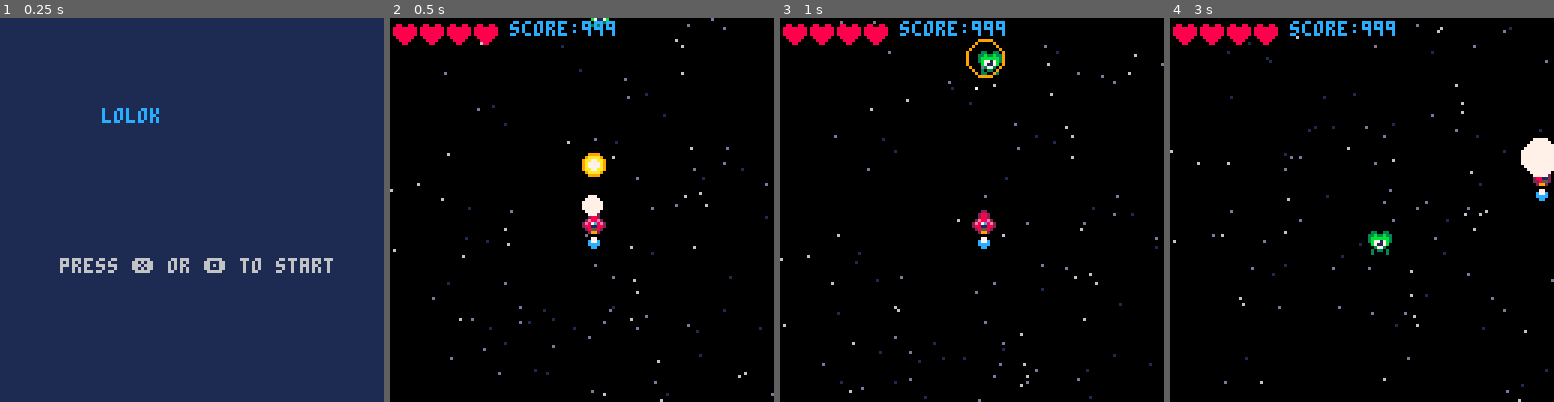
Above: before the commit, frames 1-4 (left to right).
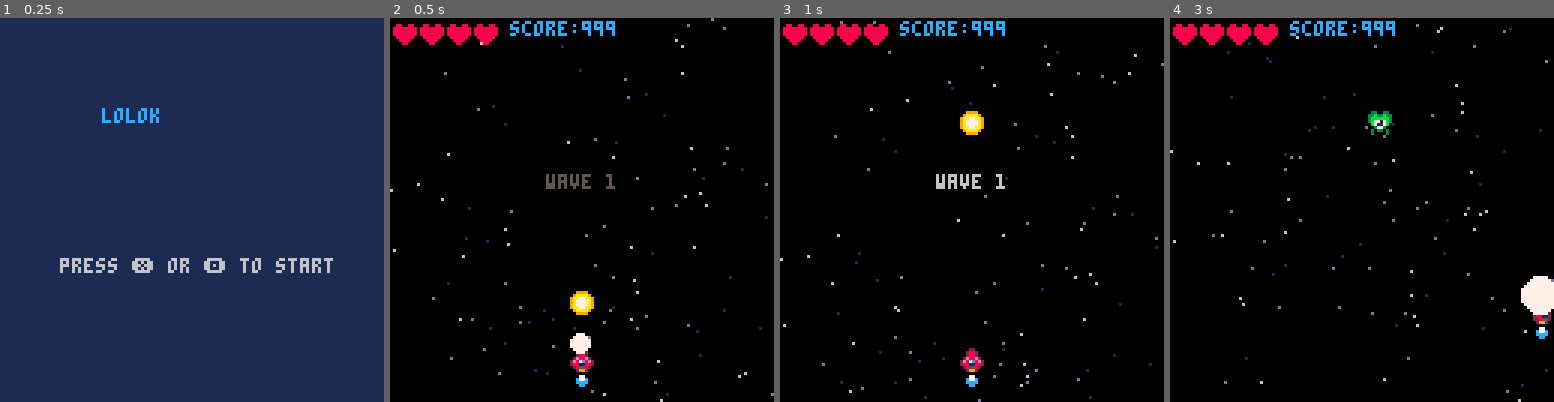
Above: after the commit, the same moments.

Repository: naufalazzmy/pico8miniproject
Game: PICO-8 cartridge art.p8
The game is run twice, just before and just after one commit, with the same random seed, the same clock (stepped at 60 frames per second) and the same inputs.
Inputs:
- Up to frame 1 (0.25 s): no input
- Up to frame 2 (0.5 s): tap X (X key) at 0.33 s
- Up to frame 3 (1 s): tap O (Z key) at 0.7 s
- Up to frame 4 (3 s): tap X (X key) at 1.07, 1.85, 2.97 s; hold Right 1.6-2.1 s; tap O (Z key) every 0.4 s from 1.7 to 2.9 s; hold Up 2.15-2.42 s; hold Right from 2.47 s (still down)

Frame 1 is identical in both runs. In frame 2, 2.1% of the frame differs, in the area x 40-59%, y 0-97%; in frame 3, 1.8%; in frame 4, 2.3%, in the area x 51-100%, y 24-84%.

Commit message:
Update art.p8

Diff:
--- a/art.p8
+++ b/art.p8
@@ -16,8 +16,12 @@
   update_game()
  elseif mode=="start" then
   update_start()
+ elseif mode=="wavetext" then
+  update_wavetext()
  elseif mode=="over" then
   update_over()
+ elseif mode=="win" then
+  update_win()
  end
 end
 
@@ -26,17 +30,22 @@
   draw_game()
  elseif mode=="start" then
   draw_start()
+ elseif mode=="wavetext" then
+  draw_wavetext()
  elseif mode=="over" then
   draw_over()
+ elseif mode=="win" then
+  draw_win()
  end
 end
 
 function startgame()
- mode="game"
+ wave=0
+ nextwave()
 
  ship={
-  x=64,
-  y=64,
+  x=60,
+  y=110,
   sx=0,
   sy=0,
   spr=2
@@ -70,8 +79,6 @@
 	explodes={}
 	parts={}
 	shwaves={}
-
-	spawnen()
 end
 
 
@@ -347,8 +354,10 @@
 	   if myen.hp<=0 then
 		   del(enemies,myen)
 		   sfx(2)
-		   spawnen()
 		   explode(myen.x+4,myen.y+4)
+		  end
+		  if #enemies==0 then
+		   nextwave()
 		  end
 	  end
 	 end
@@ -413,14 +422,47 @@
 end
 
 function update_start()
- if btnp(❎) or btnp(🅾️) then
-  startgame()
+ if btn(❎)==false and btn(🅾️)==false then
+  btnrelease=true
+ end
+ if btnrelease then
+  if btnp(❎) or btnp(🅾️) then
+   startgame()
+   btnrelease=false
+  end
  end
 end
 
 function update_over()
- if btnp(❎) or btnp(🅾️) then
-  mode="start"
+ if btn(❎)==false and btn(🅾️)==false then
+  btnrelease=true
+ end
+ if btnrelease then
+  if btnp(❎) or btnp(🅾️) then
+   mode="start"
+   btnrelease=false
+  end
+ end
+end
+
+function update_win()
+ if btn(❎)==false and btn(🅾️)==false then
+  btnrelease=true
+ end
+ if btnrelease then
+  if btnp(❎) or btnp(🅾️) then
+   mode="start"
+   btnrelease=false
+  end
+ end
+end
+
+function update_wavetext()
+ update_game()
+ wavetime-=1
+ if wavetime<=0 then
+  mode="game"
+  spawnwave()
  end
 end
 -->8
@@ -521,6 +563,38 @@
  cls(8)
  print("game over",48,30,2)
  print("press ❎ or 🅾️ to continue",15,80,blink())
+end
+
+function draw_win()
+ cls(3)
+ print("loh menang?!",30,30,2)
+ print("score "..score,30,38,2)
+ print("press ❎ or 🅾️ to continue",15,80,blink())
+end
+
+function draw_wavetext()
+ draw_game()
+ wavetime-=1
+ if wavetime>0 then
+  print("wave "..wave,52,52,blink())
+ end
+end
+-->8
+-- waves and enemies
+
+function spawnwave()
+ spawnen()
+end
+
+function nextwave()
+ wave+=1
+
+ if wave>4 then
+  mode="win"
+ else
+	 mode="wavetext"
+	 wavetime=80
+	end
 end
 __gfx__
 00000000000220000002200000022000000000000000000000000000000000000000000000000000000000000000000000000000000000000000000000000000
